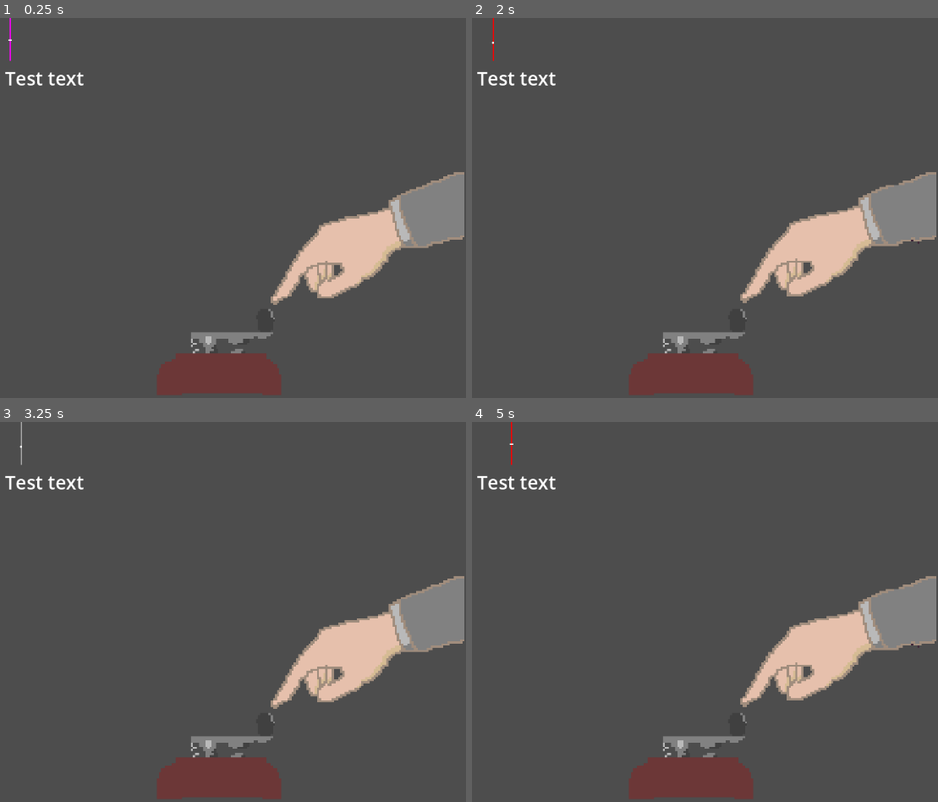
Above: before the commit, frames 1-4 (two rows, left to right).
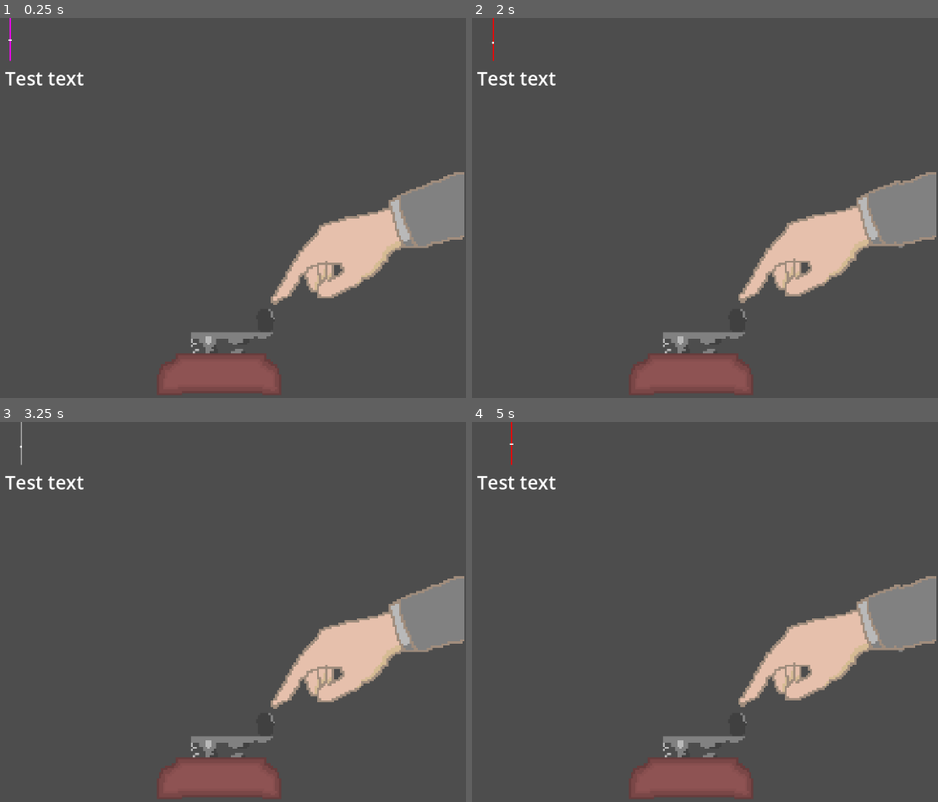
Above: after the commit, the same moments.

Repository: Nidjo123/LD53
Game: Godot game, scene res://Scenes/Telegraph.tscn
Same seed, same stepped clock (60 frames per second), same inputs: the game is played once before the commit and once after it.
Inputs:
- Up to frame 1 (0.25 s): no input
- Up to frame 2 (2 s): tap Enter at 0.5 s; hold Down (telegraph_press) 0.53-1.28 s; tap Space at 1.25 s; tap Down (telegraph_press) at 1.35 s
- Up to frame 3 (3.25 s): hold Down (telegraph_press) 2.03-2.78 s; tap Enter at 2.75 s; tap Down (telegraph_press) at 2.85 s
- Up to frame 4 (5 s): hold Down (telegraph_press) 3.53-4.28 s; tap Space at 4.25 s; tap Down (telegraph_press) at 4.35 s

The runs differ from the first frame. In frame 1, 1.6% of the frame differs, in the area x 35-60%, y 89-98%; in frame 2, 2.7%, in the area x 35-97%, y 42-98%; in frame 3, 1.6%; in frame 4, 2.7%.

Commit message:
Update animations

Diff:
--- a/Animations/TelegraphPressNewFrames.tres
+++ b/Animations/TelegraphPressNewFrames.tres
@@ -1,28 +1,28 @@
 [gd_resource type="SpriteFrames" load_steps=12 format=3 uid="uid://becau161cstrh"]
 
-[ext_resource type="Texture2D" uid="uid://do3uqq6u5r2g5" path="res://Animations/TelegraphIdle/telegraph_animation_idle1.png" id="1_j6e0a"]
-[ext_resource type="Texture2D" uid="uid://c7v7p6p8s5cj7" path="res://Animations/TelegraphPressNew/telegraph_animation_press1.png" id="1_ux0gd"]
-[ext_resource type="Texture2D" uid="uid://8ywecfkr4lmh" path="res://Animations/TelegraphPressNew/telegraph_animation_press2.png" id="2_gpg0f"]
-[ext_resource type="Texture2D" uid="uid://di22s72nh5hae" path="res://Animations/TelegraphIdle/telegraph_animation_idle2.png" id="2_x4vw1"]
-[ext_resource type="Texture2D" uid="uid://c3p1lb5nm047y" path="res://Animations/TelegraphIdle/telegraph_animation_idle3.png" id="3_hkspw"]
-[ext_resource type="Texture2D" uid="uid://cneetykqum6x4" path="res://Animations/TelegraphPressNew/telegraph_animation_press3.png" id="3_obcxd"]
-[ext_resource type="Texture2D" uid="uid://bqmkaeg02m7o7" path="res://Animations/TelegraphPressNew/telegraph_animation_press4.png" id="4_b7miy"]
-[ext_resource type="Texture2D" uid="uid://3nqem1deh0xs" path="res://Animations/TelegraphPressNew/telegraph_animation_press5.png" id="5_y2vcq"]
-[ext_resource type="Texture2D" uid="uid://j2b250fc7vef" path="res://Animations/TelegraphPressNew/telegraph_animation_press6.png" id="6_7p2xw"]
-[ext_resource type="Texture2D" uid="uid://c6m6bshbole73" path="res://Animations/TelegraphPressNew/telegraph_animation_press7.png" id="7_ejdcu"]
-[ext_resource type="Texture2D" uid="uid://kwnwb4jhrkap" path="res://Animations/TelegraphPressNew/telegraph_animation1_press_no_zrak.png" id="8_aota8"]
+[ext_resource type="Texture2D" uid="uid://dkvlwnpbywbor" path="res://Animations/TelegraphIdle/telegraph animation1 idle final1.png" id="1_jp6mm"]
+[ext_resource type="Texture2D" uid="uid://cak64k3r2242n" path="res://Animations/TelegraphIdle/telegraph animation1 idle final2.png" id="2_xdldp"]
+[ext_resource type="Texture2D" uid="uid://bpxvtaj7ncsux" path="res://Animations/TelegraphIdle/telegraph animation1 idle final3.png" id="3_rt680"]
+[ext_resource type="Texture2D" uid="uid://d1c646vewmcyf" path="res://Animations/TelegraphPressNew/telegraph animation1 press final1.png" id="4_agvaq"]
+[ext_resource type="Texture2D" uid="uid://ddajuvjc3qrrp" path="res://Animations/TelegraphPressNew/telegraph animation1 press final2.png" id="5_3eov8"]
+[ext_resource type="Texture2D" uid="uid://cy5psfyoox5s6" path="res://Animations/TelegraphPressNew/telegraph animation1 press final3.png" id="6_e542o"]
+[ext_resource type="Texture2D" uid="uid://c4kvo3eslfm0t" path="res://Animations/TelegraphPressNew/telegraph animation1 press final4.png" id="7_fbpqd"]
+[ext_resource type="Texture2D" uid="uid://cqt4kaggp2xpo" path="res://Animations/TelegraphPressNew/telegraph animation1 press final5.png" id="8_r81eu"]
+[ext_resource type="Texture2D" uid="uid://rhcn1tvmnrpw" path="res://Animations/TelegraphPressNew/telegraph animation1 press final6.png" id="9_7howf"]
+[ext_resource type="Texture2D" uid="uid://ckhxpxyxefngh" path="res://Animations/TelegraphPressNew/telegraph animation1 press final7.png" id="10_sl55j"]
+[ext_resource type="Texture2D" uid="uid://cde30yfu7vina" path="res://Animations/TelegraphPressNew/telegraph animation1 press final8.png" id="11_jpsrn"]
 
 [resource]
 animations = [{
 "frames": [{
 "duration": 1.0,
-"texture": ExtResource("1_j6e0a")
+"texture": ExtResource("1_jp6mm")
 }, {
 "duration": 1.0,
-"texture": ExtResource("2_x4vw1")
+"texture": ExtResource("2_xdldp")
 }, {
 "duration": 1.0,
-"texture": ExtResource("3_hkspw")
+"texture": ExtResource("3_rt680")
 }],
 "loop": true,
 "name": &"idle",
@@ -30,28 +30,28 @@
 }, {
 "frames": [{
 "duration": 1.0,
-"texture": ExtResource("1_ux0gd")
+"texture": ExtResource("4_agvaq")
 }, {
 "duration": 1.0,
-"texture": ExtResource("2_gpg0f")
+"texture": ExtResource("5_3eov8")
 }, {
 "duration": 1.0,
-"texture": ExtResource("3_obcxd")
+"texture": ExtResource("6_e542o")
 }, {
 "duration": 1.0,
-"texture": ExtResource("4_b7miy")
+"texture": ExtResource("7_fbpqd")
 }, {
 "duration": 1.0,
-"texture": ExtResource("5_y2vcq")
+"texture": ExtResource("8_r81eu")
 }, {
 "duration": 1.0,
-"texture": ExtResource("6_7p2xw")
+"texture": ExtResource("9_7howf")
 }, {
 "duration": 1.0,
-"texture": ExtResource("7_ejdcu")
+"texture": ExtResource("10_sl55j")
 }, {
 "duration": 1.0,
-"texture": ExtResource("8_aota8")
+"texture": ExtResource("11_jpsrn")
 }],
 "loop": false,
 "name": &"press",
Binary file added: Animations/TelegraphIdle/telegraph animation1 idle final1.png
Not shown, changed: Animations/TelegraphIdle/telegraph animation1 idle final1.png.import
Binary file added: Animations/TelegraphIdle/telegraph animation1 idle final2.png
Not shown, changed: Animations/TelegraphIdle/telegraph animation1 idle final2.png.import
Binary file added: Animations/TelegraphIdle/telegraph animation1 idle final3.png
Not shown, changed: Animations/TelegraphIdle/telegraph animation1 idle final3.png.import
Binary file removed: Animations/TelegraphIdle/telegraph_animation_idle1.png
Binary file removed: Animations/TelegraphIdle/telegraph_animation_idle2.png
Binary file removed: Animations/TelegraphIdle/telegraph_animation_idle3.png
Binary file added: Animations/TelegraphPressNew/telegraph animation1 press final1.png
Not shown, changed: Animations/TelegraphPressNew/telegraph animation1 press final1.png.import
Binary file added: Animations/TelegraphPressNew/telegraph animation1 press final2.png
(and 21 more such lines)
